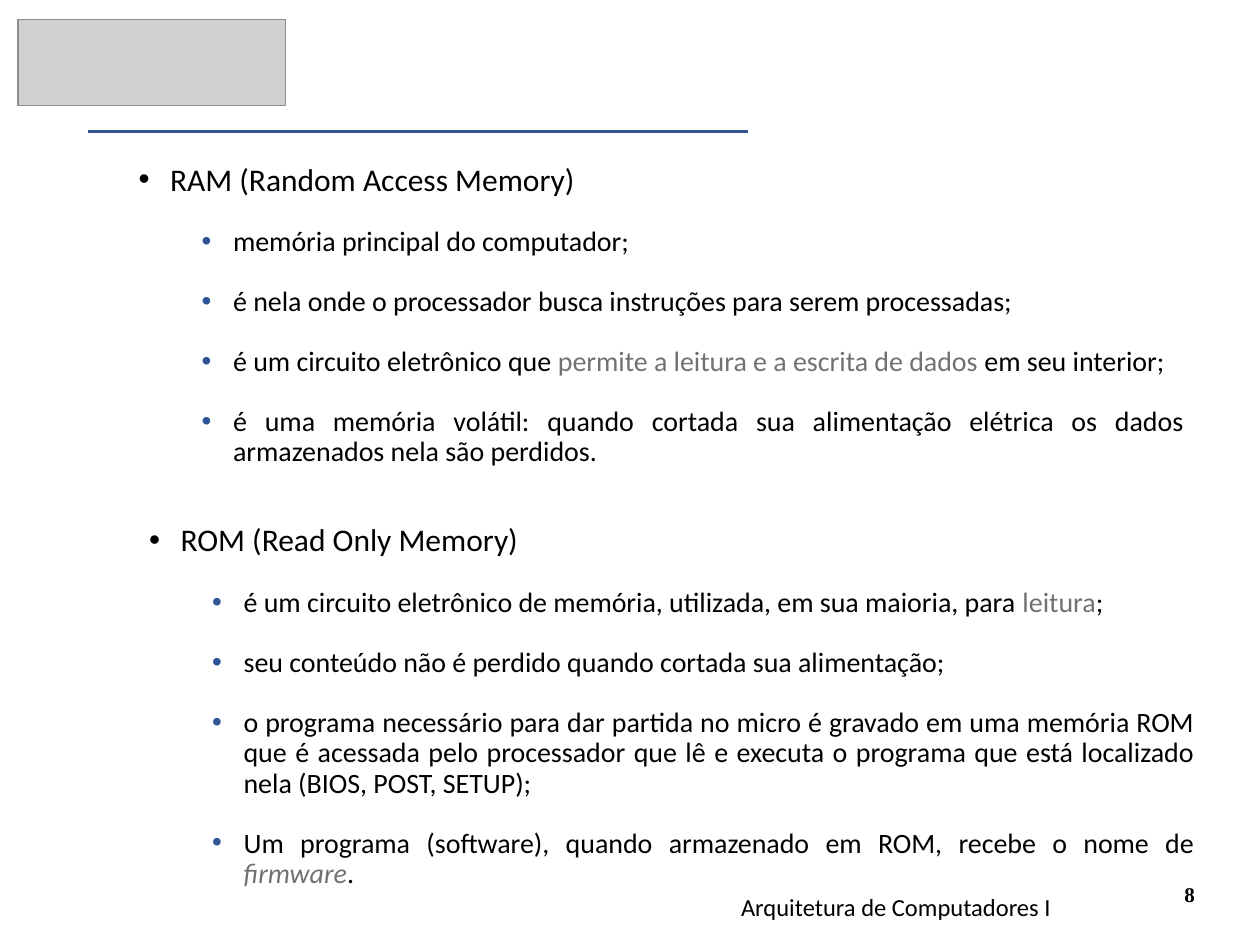
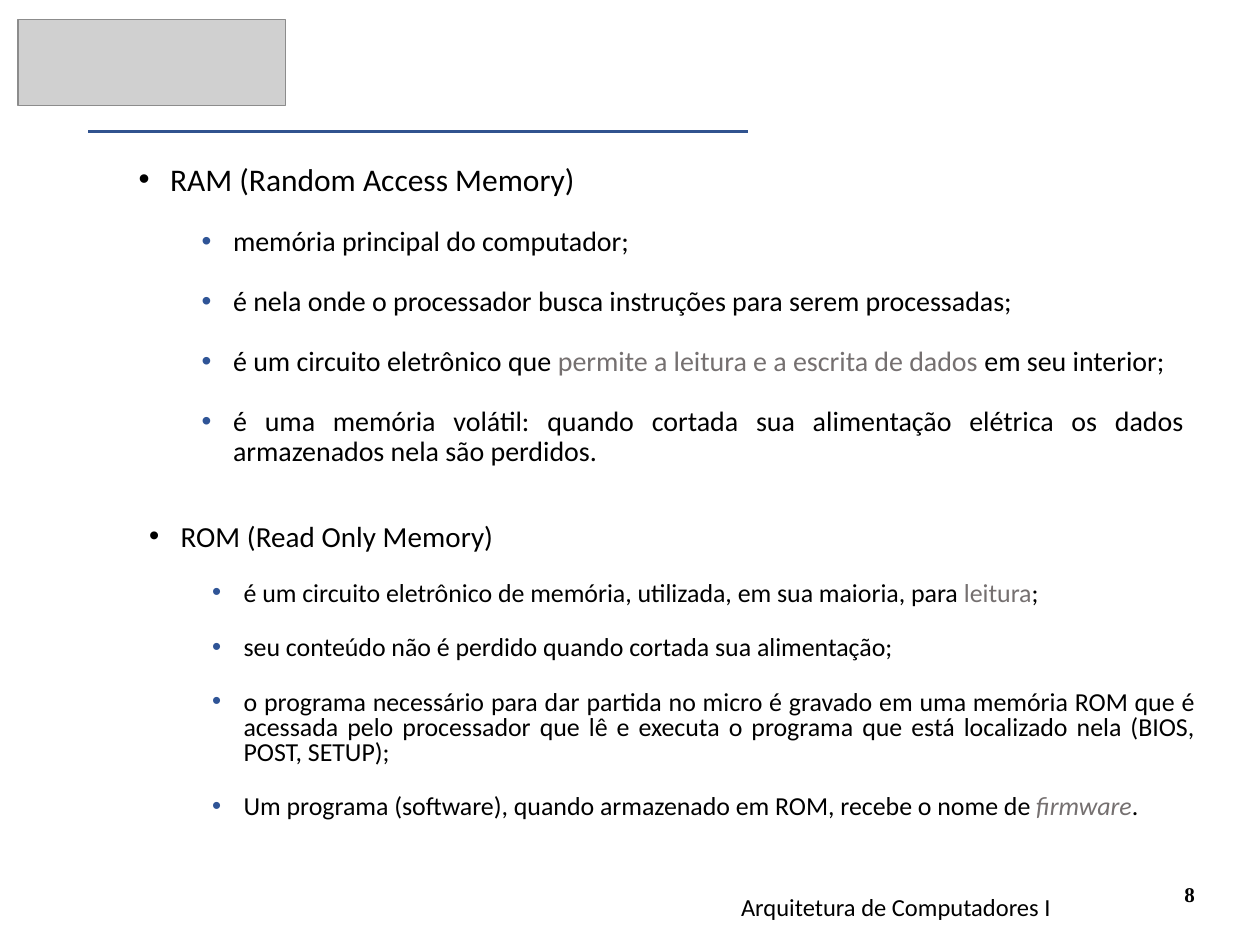
Before and after one commit to CloudEducationBrazil/WydenArquiteturaComputadores, a slide deck: slide 8 of 01 Classes/Aula2 - Arquitetura - Organização do Computador.pptx. Drawn at 1260x945 pixels with LibreOffice and Linux fonts; fonts in the diff are those of the drawing; grey boxes stand for pictures. Boxes give left, top, right and bottom in pixels: in the first picture for what was removed or moved away, otherwise in the second. Text is boxed around its words. In the diff, an @@ line names an element or a change of style, - is before the commit and + after.

```diff
--- a/01 Classes/Aula2 - Arquitetura - Organização do Computador.pptx
+++ b/01 Classes/Aula2 - Arquitetura - Organização do Computador.pptx
@@ text "ROM (Read Only Memory)" at [181,526,1195,820]: size 18 to 16.6 pt in "ROM (Read Only Memory)"; size 16 to 14.8 pt; line spacing 0.9 to 0.8 @@
```
Also in this commit, not shown: 8 other slides changed, 1 other file.
